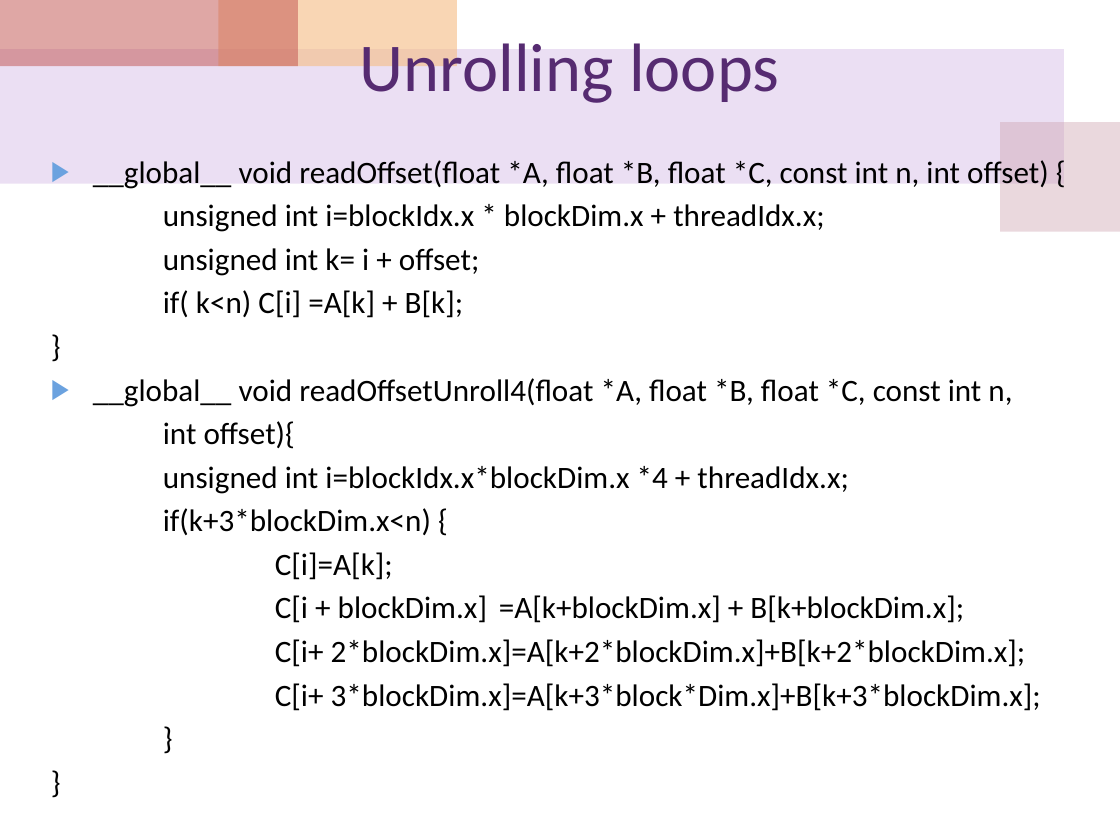
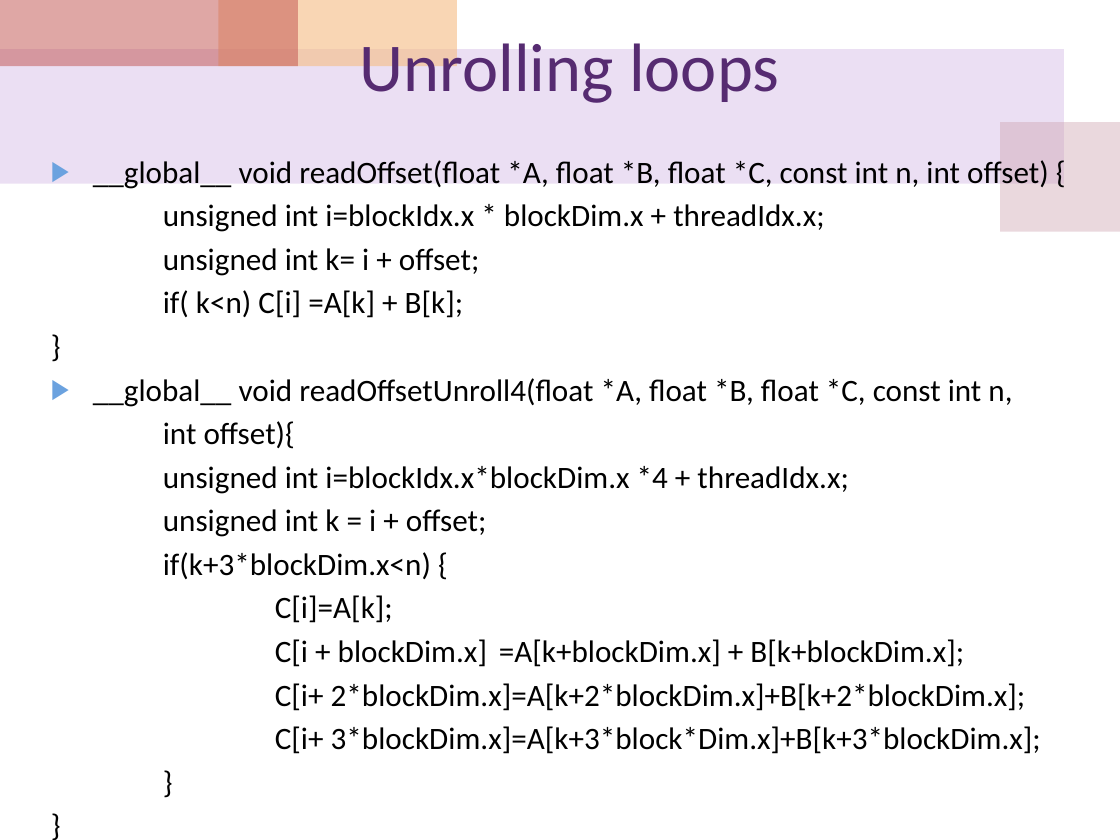
Before and after one commit to cocojk/major, a slide deck: slide 60 of gpu/EE817 Lecture 5 CUDA Memory Architecture.pptx (slide 59 before the commit). Drawn at 1120x840 pixels with LibreOffice and Linux fonts; fonts in the diff are those of the drawing. Boxes give left, top, right and bottom in pixels: in the first picture for what was removed or moved away, otherwise in the second. Text is boxed around its words. In the diff, an @@ line names an element or a change of style, - is before the commit and + after.

```diff
--- a/gpu/EE817 Lecture 5 CUDA Memory Architecture.pptx
+++ b/gpu/EE817 Lecture 5 CUDA Memory Architecture.pptx
@@ text at <box>163,509,487,537</box>: paragraph added @@
+unsigned int k = i + offset;
```
Also in this commit, not shown: 6 other slides changed, 1 slide added, 10 other files.
